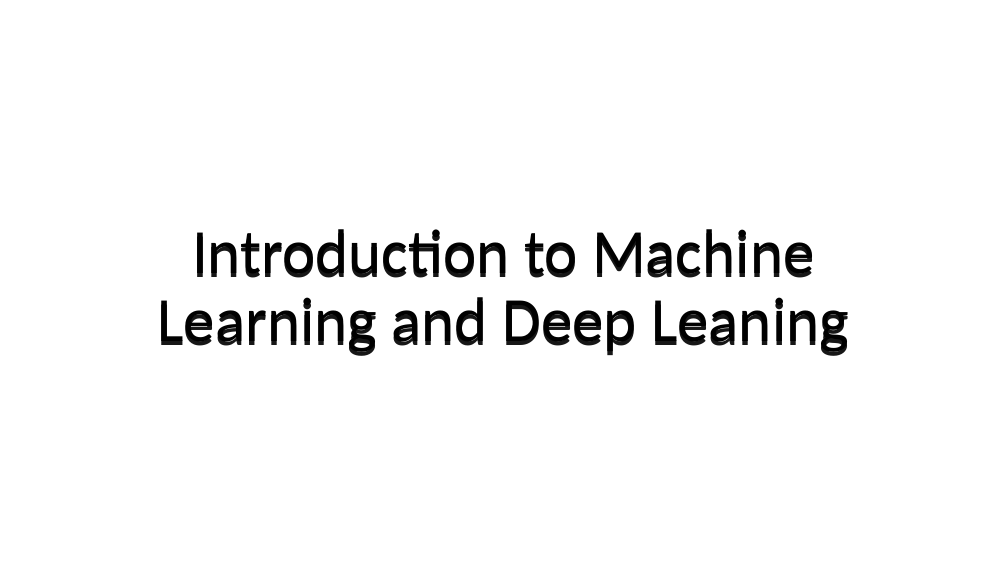
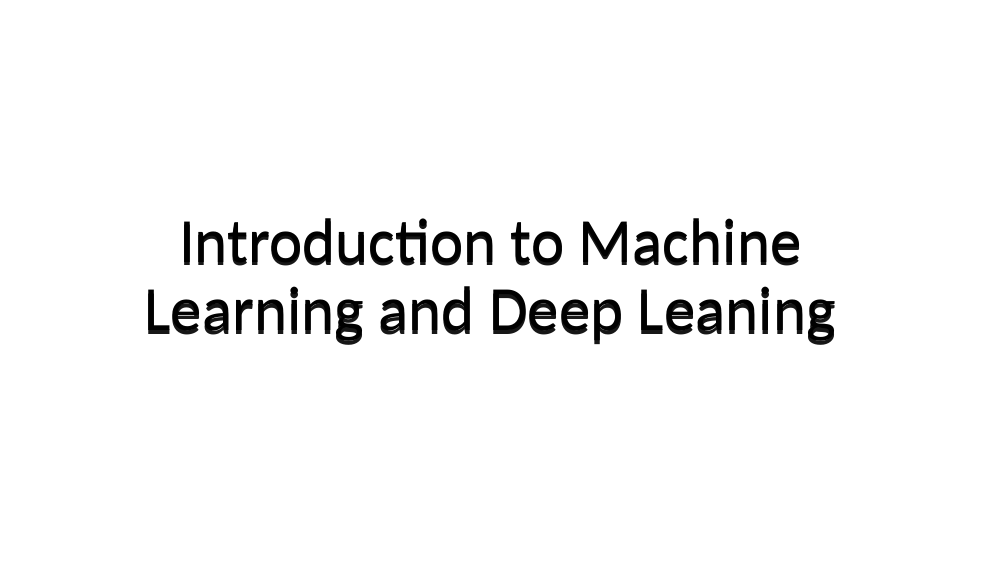
Before and after one commit to moayad-hsn/IndabaX-Sudan-2019, a slide deck: slide 1 of Intro to ML.pptx. Drawn at 1008x567 pixels with LibreOffice and Linux fonts; fonts in the diff are those of the drawing. Boxes give left, top, right and bottom in pixels: in the first picture for what was removed or moved away, otherwise in the second. Text is boxed around its words. In the diff, an @@ line names an element or a change of style, - is before the commit and + after.

Commit message:
added slides to Intro

```diff
--- a/Intro to ML.pptx
+++ b/Intro to ML.pptx
@@ title "Introduction to Machine Learning and ...": place and size @@
-title "Introduction to Machine Learning and ..." at [157, 229, 849, 356]
+title "Introduction to Machine Learning and ..." at [144, 218, 836, 345]
```
Also in this commit, not shown: 2 other slides changed, 4 slides added, 2 slides removed.
